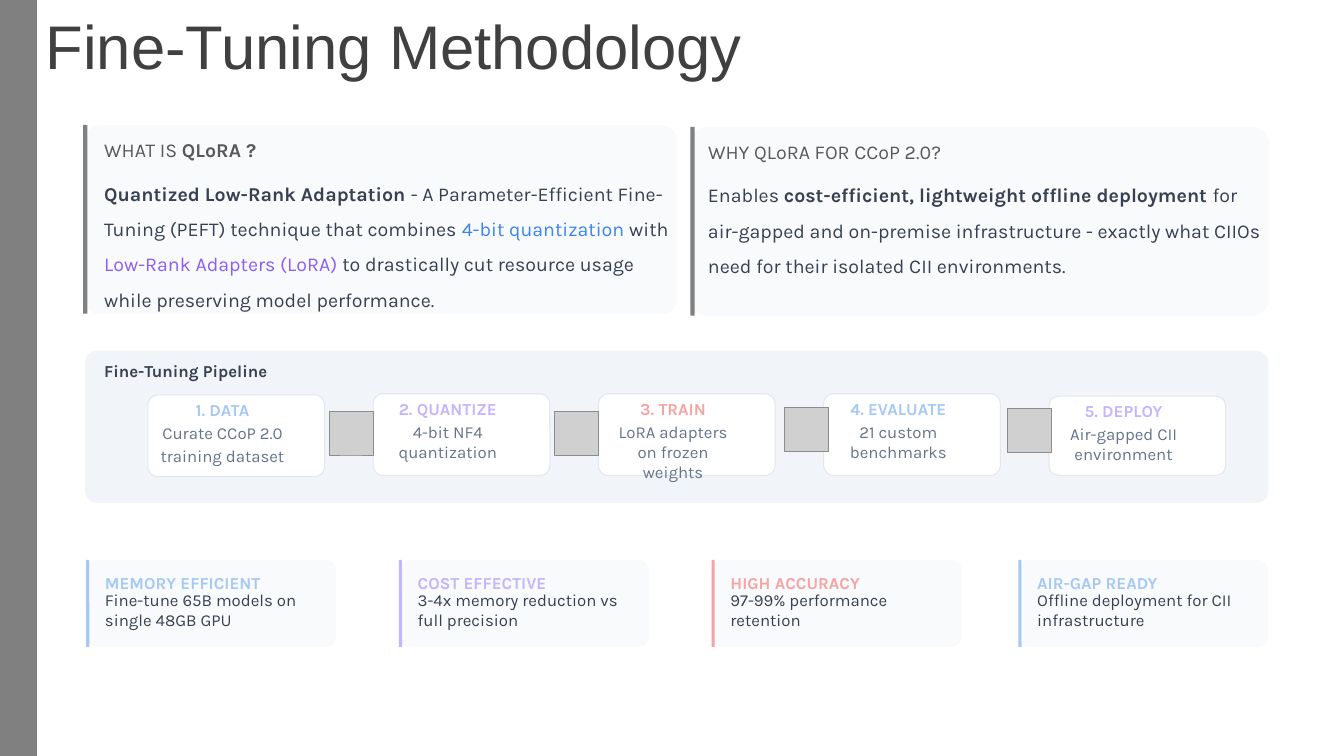
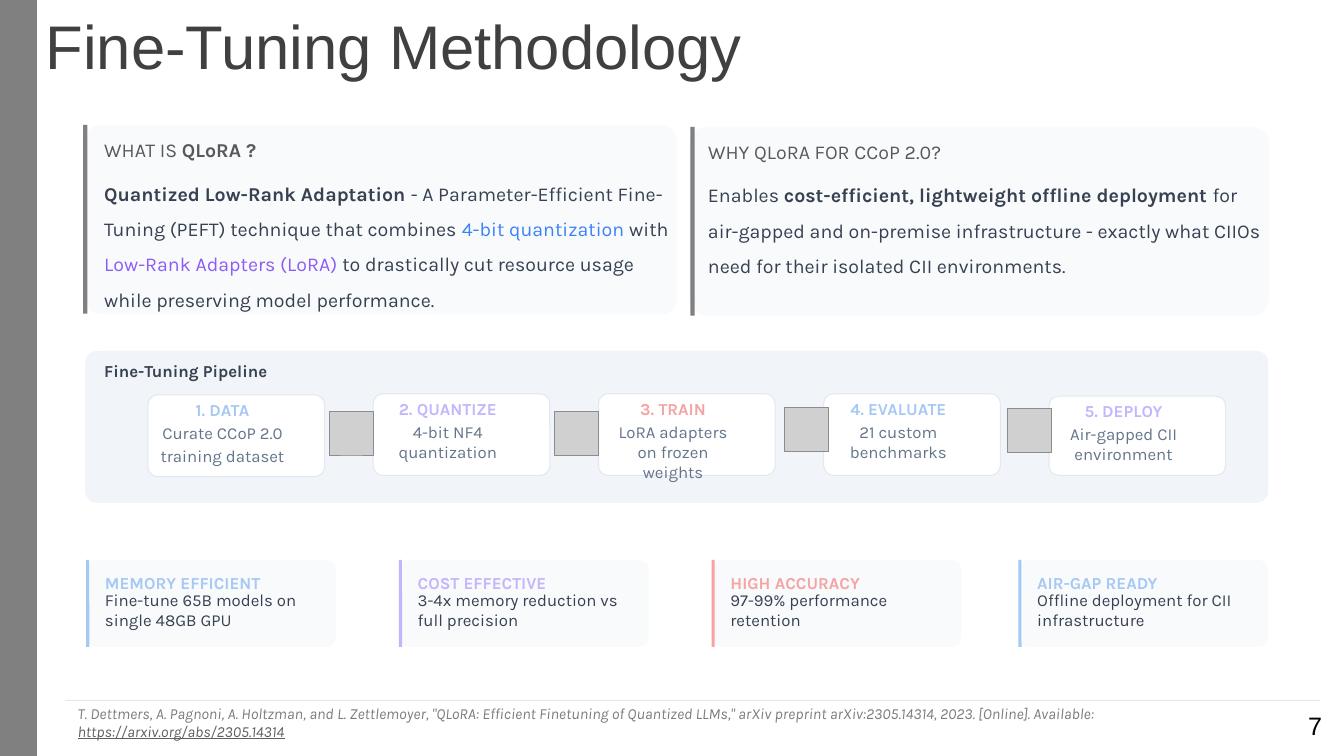
Before and after one commit to sagerstack/primus-ccop-fine-tuning, a slide deck: slide 9 of report/term1-end/MDAIE-AETher-FineTuning-LLM-CCoP-Sagar-1010736-20251219.pptx. Drawn at 1344x756 pixels with LibreOffice and Linux fonts; fonts in the diff are those of the drawing; grey boxes stand for pictures. Boxes give left, top, right and bottom in pixels: in the first picture for what was removed or moved away, otherwise in the second. Text is boxed around its words. In the diff, an @@ line names an element or a change of style, - is before the commit and + after.

```diff
--- a/report/term1-end/MDAIE-AETher-FineTuning-LLM-CCoP-Sagar-1010736-20251219.pptx
+++ b/report/term1-end/MDAIE-AETher-FineTuning-LLM-CCoP-Sagar-1010736-20251219.pptx
@@ line added from (66, 701) to (1320, 701), #E2E8F0 0.75 pt @@
@@ text added at (78, 708, 1094, 741), 11 pt, text #7C7C7C, italic @@
+T. Dettmers, A. Pagnoni, A. Holtzman, and L. Zettlemoyer, "QLoRA: Efficient Finetuning of Quantized LLMs," arXiv preprint arXiv:2305.14314, 2023. [Online]. Available: https://arxiv.org/abs/2305.14314
@@ text added at (1308, 717, 1322, 735), 18 pt, text #000000 @@
+7
```
Also in this commit, not shown: 13 other slides changed, 1 slide added, 13 other files.
